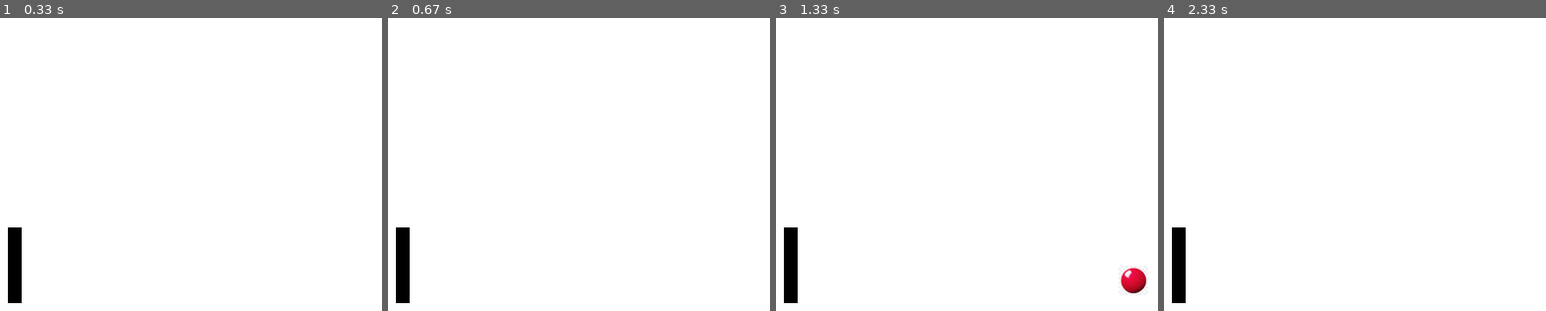
Above: before the commit, frames 1-4 (left to right).
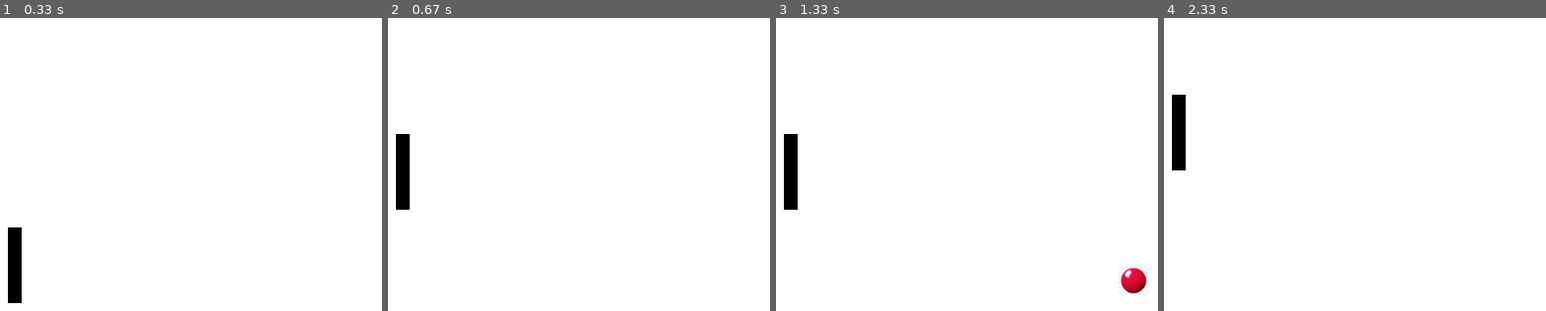
Above: after the commit, the same moments.

Repository: hectorRperez/Pygame_Pong
Game: pygame game, started from main.py
Two runs of this game, one before a commit and one after it. Both use one fixed random seed, a clock stepped at 60 frames per second and the inputs below.
Inputs:
- Up to frame 1 (0.33 s): no input
- Up to frame 2 (0.67 s): hold W from 0.33 s (still down)
- Up to frame 3 (1.33 s): release W at 0.8 s; hold S 0.83-1.13 s; hold W from 1.17 s (still down)
- Up to frame 4 (2.33 s): release W at 1.53 s; hold S 1.57-1.93 s; hold W 1.97-2.27 s; hold S from 2.3 s (still down)
The pictures show only the part of the screen within x 4-54%, y 8-58%; the shares and areas given below are measured in that part.

Frame 1 is identical in both runs. In frame 2, 1.9% of the frame differs, in the area x 2-6%, y 39-98%; in frame 3, 1.9%; in frame 4, 1.9%.

Commit message:
Se agregaron los eventos para mover la barra de la pantalla

Diff:
--- a/main.py
+++ b/main.py
@@ -125,6 +125,7 @@
 
         pelota.mover()
         pelota.rebotar()
+        raqueta_1.mover_raqueta()
 
         ventana.fill(BLANCO)
         ventana.blit(pelota.imagen, (pelota.x, pelota.y))
@@ -139,6 +140,18 @@
                 jugando = False
                 print('Se termino el juego')
 
+            if event.type == pygame.KEYDOWN:
+                if event.key == pygame.K_w:
+                    raqueta_1.dir_y = -5
+                if event.key == pygame.K_s:
+                    raqueta_1.dir_y = 5
+
+            if event.type == pygame.KEYUP:
+                if event.key == pygame.K_w:
+                    raqueta_1.dir_y = 0
+                if event.key == pygame.K_s:
+                    raqueta_1.dir_y = 0
+
         pygame.display.flip()
         pygame.time.Clock().tick(FPS)
 
